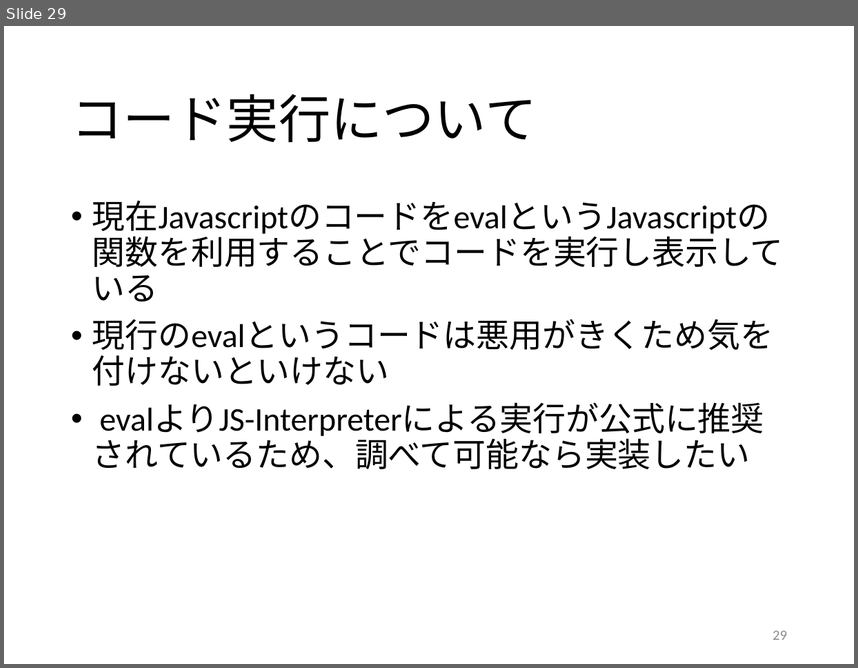
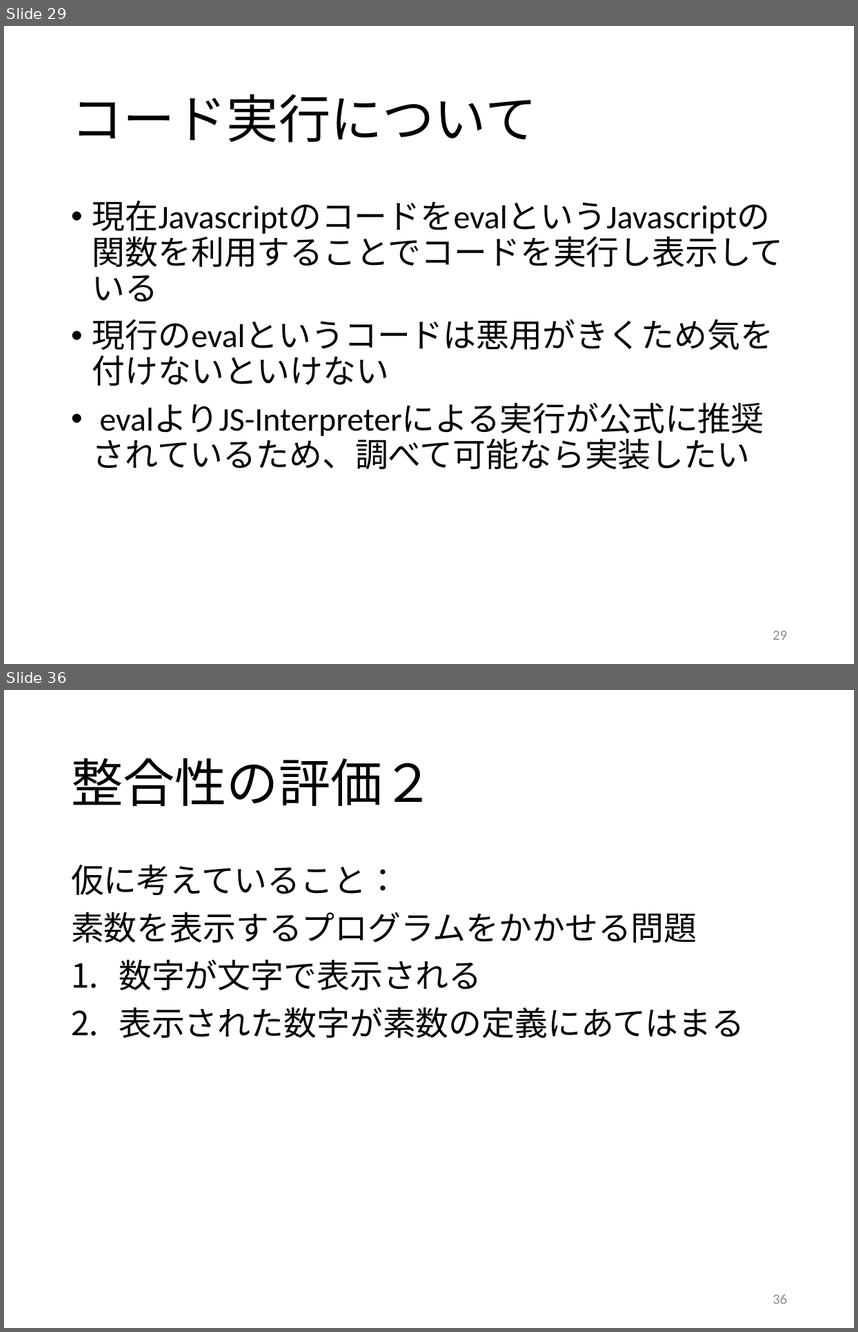
Before and after one commit to kait-takanolab/1821121-shimaoka-thesis, a slide deck: 1821121_shimaoka_sotsuken.pptx. Shown one above the other, each under a label of ours: slide 29 before the commit, slides 29 and 36 after it; the slides between them are not shown. The pictures are 858x668 and 858x1332 pixels, drawn with LibreOffice and Linux fonts; fonts in the diff are those of the drawing. Boxes give left, top, right and bottom in pixels: in the first picture for what was removed or moved away, otherwise in the second. Text is boxed around its words. In the diff, an @@ line names an element or a change of style, - is before the commit and + after.

```diff
--- a/1821121_shimaoka_sotsuken.pptx
+++ b/1821121_shimaoka_sotsuken.pptx
@@ slide 36 added at (4,690,854,1328), background #FFFFFF @@
@@ title added at (71,758,435,806), 44 pt, text #000000 @@
+整合性の評価２
@@ text added at (71,864,744,1038), 28 pt, text #000000 @@
+仮に考えていること：
+素数を表示するプログラムをかかせる問題
+1. 数字が文字で表示される
+2. 表示された数字が素数の定義にあてはまる
@@ page number added at (773,1294,787,1303), 12 pt, text #8C8C8C @@
+36
```
Also in this commit, not shown: 2 slides changed, 8 other slides added.
